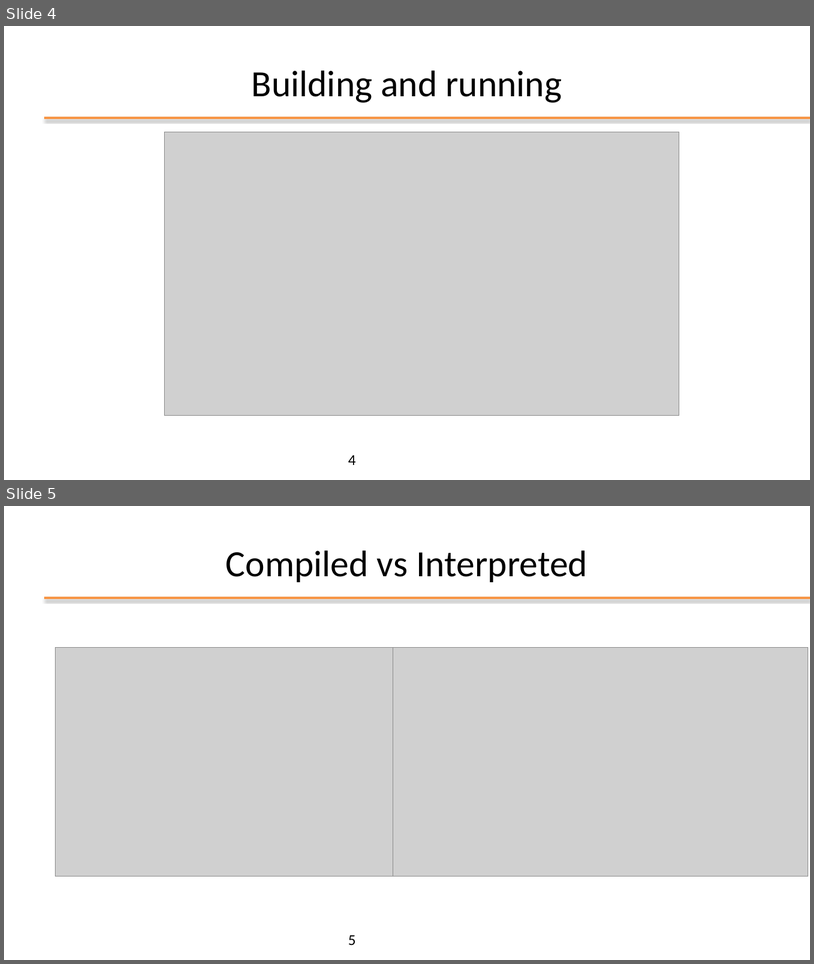
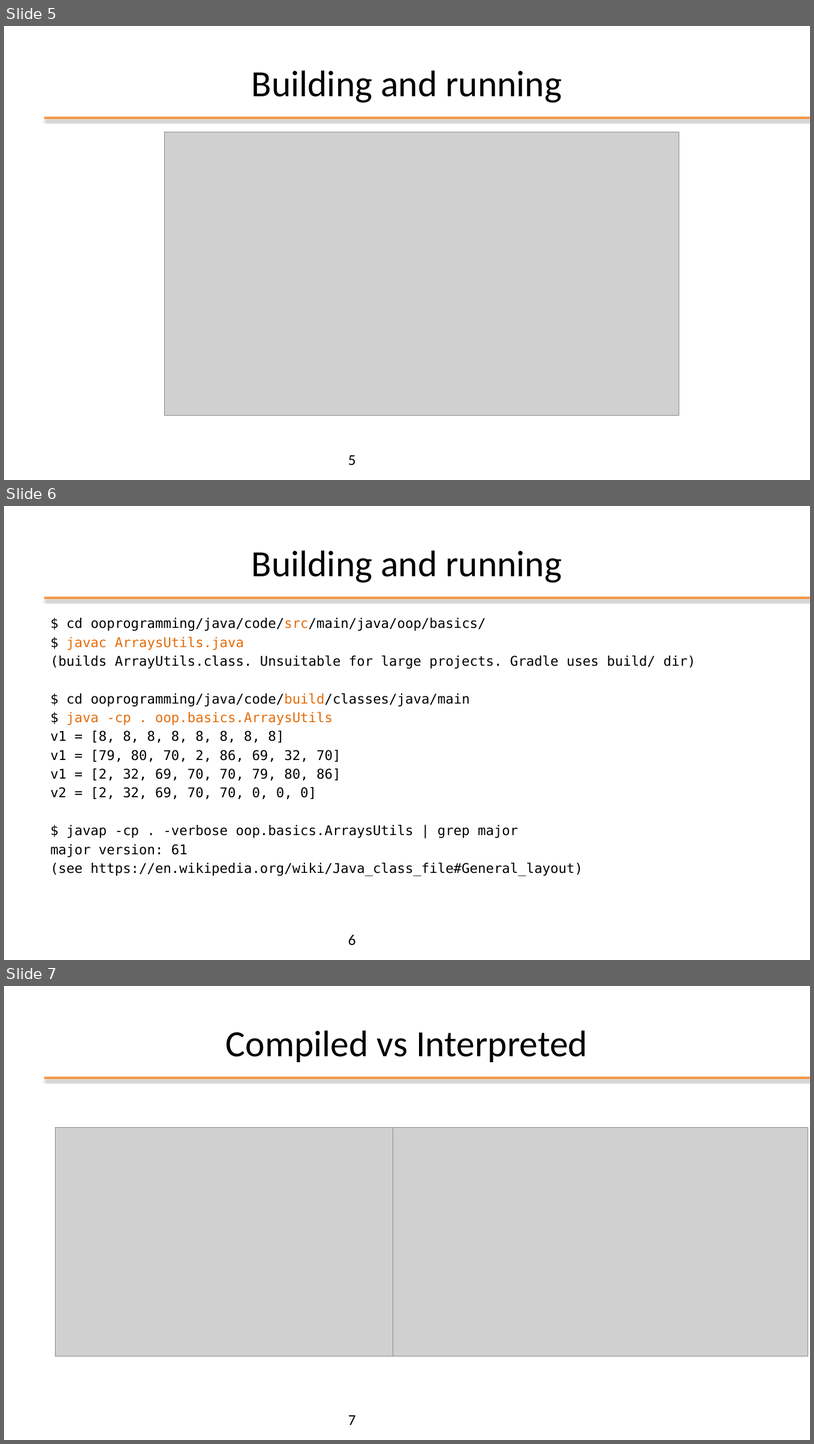
Before and after one commit to plctechnician/ooprogramming, a slide deck: java/slides/ppt/02 - Java Basics.pptx. Shown one above the other, each under a label of ours: slides 4 and 5 before the commit, slides 5, 6 and 7 after it. The pictures are 814x964 and 814x1444 pixels, drawn with LibreOffice and Linux fonts; fonts in the diff are those of the drawing; grey boxes stand for pictures; background and template pictures are left out. Boxes give left, top, right and bottom in pixels: in the first picture for what was removed or moved away, otherwise in the second. Text is boxed around its words. In the diff, an @@ line names an element or a change of style, - is before the commit and + after.

```diff
--- a/java/slides/ppt/02 - Java Basics.pptx
+++ b/java/slides/ppt/02 - Java Basics.pptx
@@ slide 6 added at [4, 506, 810, 960], background #FFFFFF; not listed: 1 template element that a slide beside it also shows @@
@@ title added at [252, 550, 562, 583], 44 pt, text #000000 @@
+Building and running
@@ text added at [50, 618, 696, 876], 16 pt, text #000000 @@
+$ cd ooprogramming/java/code/src/main/java/oop/basics/
+$ javac ArraysUtils.java
+(builds ArrayUtils.class. Unsuitable for large projects. Gradle uses build/ dir)
+$ cd ooprogramming/java/code/build/classes/java/main
+$ java -cp . oop.basics.ArraysUtils
+v1 = [8, 8, 8, 8, 8, 8, 8, 8]
+v1 = [79, 80, 70, 2, 86, 69, 32, 70]
+v1 = [2, 32, 69, 70, 70, 79, 80, 86]
+v2 = [2, 32, 69, 70, 70, 0, 0, 0]
+$ javap -cp . -verbose oop.basics.ArraysUtils | grep major
+major version: 61
+(see https://en.wikipedia.org/wiki/Java_class_file#General_layout)
@@ page number added at [348, 934, 356, 945], 18 pt, text #000000 @@
+6
@@ what was slide 4 is now slide 5 @@
@@ page number at [348, 454, 356, 465]: text changed @@
-4
+5
@@ what was slide 5 is now slide 7 @@
@@ page number at [348, 1414, 356, 1425]: text changed @@
-5
+7
```
Also in this commit, not shown: 1 slide changed, 1 other slide added, 9 other files.
